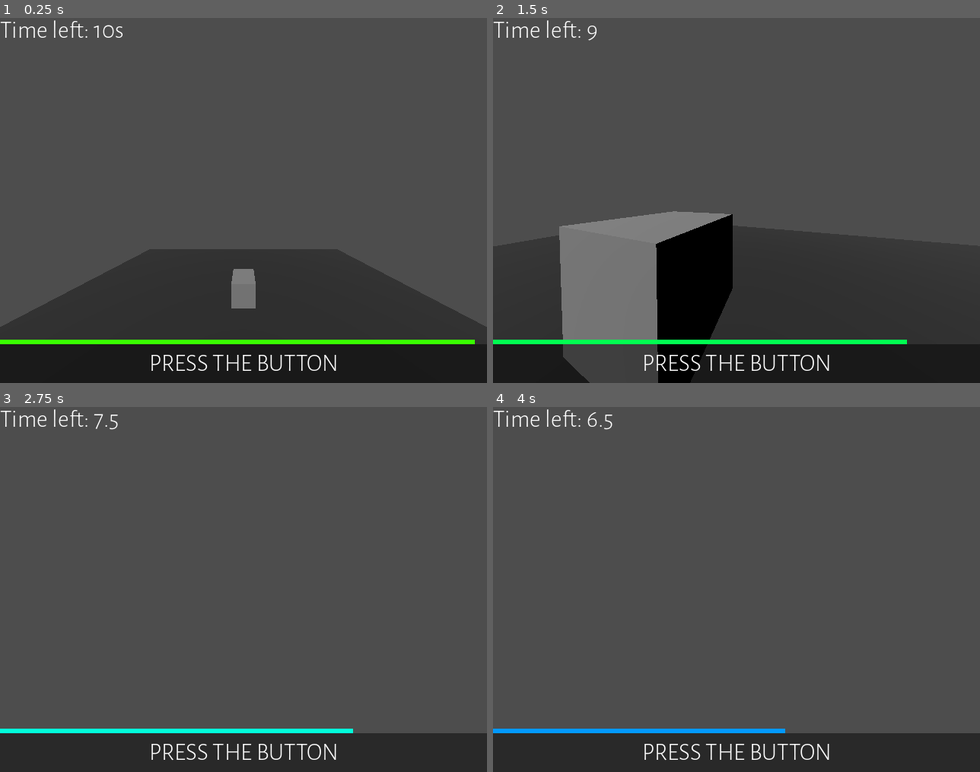
Above: before the commit, frames 1-4 (two rows, left to right).
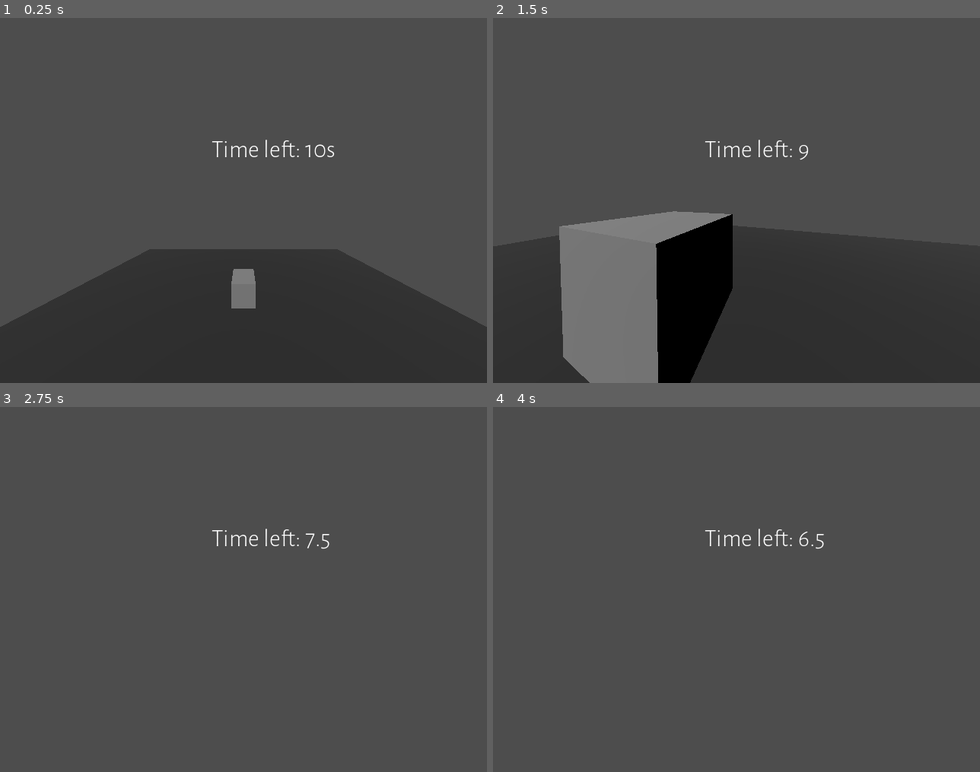
Above: after the commit, the same moments.

Repository: catboyBinary/LudumDare51
Game: Godot game, scene res://scenes/Main.tscn
Same seed, same stepped clock (60 frames per second), same inputs: the game is played once before the commit and once after it.
Inputs (mouse positions are in pixels of both pictures, inside the frame that each line leads up to):
- Up to frame 1 (0.25 s): no input
- Up to frame 2 (1.5 s): tap Enter (ui_accept) at 0.5 s; move the mouse to (760, 200) at 0.52 s; hold W (move_forward) from 0.53 s (still down); tap Space (jump) at 0.77 s; move the mouse to (712, 200) at 1.27 s
- Up to frame 3 (2.75 s): keep holding W (move_forward); tap Space (jump) at 1.52 s; move the mouse to (253, 582) at 2.02 s
- Up to frame 4 (4 s): keep holding W (move_forward); move the mouse to (731, 596) at 2.77 s; tap Space (jump) at 3.02, 3.77 s; tap Enter (ui_accept) at 3.5 s; move the mouse to (775, 593) at 3.52 s

The runs differ from the first frame. In frame 1, 2.2% of the frame differs, in the area x 0-98%, y 0-97%; in frame 2, 3.8%; in frame 3, 12%, in the area x 0-100%, y 0-100%; in frame 4, 12%.

Commit message:
camera is shit

Diff:
--- a/scenes/Main.tscn
+++ b/scenes/Main.tscn
@@ -1,9 +1,10 @@
-[gd_scene load_steps=5 format=3 uid="uid://b6flcmsleqejd"]
+[gd_scene load_steps=6 format=3 uid="uid://b6flcmsleqejd"]
 
 [ext_resource type="Script" path="res://scenes/GameSwitcher.gd" id="1_mjxak"]
 [ext_resource type="PackedScene" uid="uid://ddnk115yeap5d" path="res://scenes/director.tscn" id="1_s7l41"]
 [ext_resource type="PackedScene" uid="uid://cbkt01dckr06x" path="res://scenes/games/fps/fps_game.tscn" id="2_hlww5"]
 [ext_resource type="PackedScene" uid="uid://c64rfvnq3nwdh" path="res://scenes/games/mouse_labyrinth/mouse_game.tscn" id="3_56twc"]
+[ext_resource type="PackedScene" uid="uid://upvci7ujpuxi" path="res://scenes/games/platformer2d/Platformer2D.tscn" id="4_gp84m"]
 
 [node name="main" type="Node"]
 
@@ -18,5 +19,9 @@
 process_mode = 4
 visible = false
 
+[node name="Platformer2D" parent="Games" instance=ExtResource("4_gp84m")]
+process_mode = 4
+visible = false
+
 [node name="Director" parent="." node_paths=PackedStringArray("game_switcher") instance=ExtResource("1_s7l41")]
 game_switcher = NodePath("../Games")
--- a/scenes/director.gd
+++ b/scenes/director.gd
@@ -41,6 +41,3 @@
 	iters += 1
 
 	label.set_text("Time left: " + str(10 - 0.5 * iters))
-
-func _change_game():
-	pass
--- a/scenes/director.tscn
+++ b/scenes/director.tscn
@@ -61,7 +61,6 @@
 
 [node name="Camera2d" type="Camera2D" parent="."]
 anchor_mode = 0
-current = true
 
 [node name="CameraShake" parent="Camera2d" instance=ExtResource("3_i5ddv")]
 
--- a/scenes/games/platformer2d/Platformer2D.tscn
+++ b/scenes/games/platformer2d/Platformer2D.tscn
@@ -3,16 +3,14 @@
 [ext_resource type="TileSet" uid="uid://cada2ujsbiwog" path="res://tilesets/platformer2d.tres" id="1_24yrv"]
 [ext_resource type="PackedScene" uid="uid://by7gclbga54j2" path="res://scenes/games/platformer2d/platformer_player.tscn" id="2_ja02j"]
 
-[node name="Platformer2D" type="Node"]
+[node name="Platformer2D" type="Node2D"]
 
-[node name="GameField" type="Node2D" parent="."]
-
-[node name="TileMap" type="TileMap" parent="GameField"]
+[node name="TileMap" type="TileMap" parent="."]
 position = Vector2(0, 8)
 scale = Vector2(3, 3)
 tile_set = ExtResource("1_24yrv")
 format = 2
 layer_0/tile_data = PackedInt32Array(589825, 458755, 0, 589826, 458755, 0, 589827, 458755, 0, 589828, 458755, 4, 524292 …(1893 unchanged characters)…
 
-[node name="PlatformerPlayer" parent="GameField" instance=ExtResource("2_ja02j")]
+[node name="PlatformerPlayer" parent="." instance=ExtResource("2_ja02j")]
 position = Vector2(42, 83)
--- a/scenes/games/platformer2d/platformer_player.tscn
+++ b/scenes/games/platformer2d/platformer_player.tscn
@@ -29,9 +29,11 @@
 
 [node name="PlatformerPlayer" type="CharacterBody2D"]
 script = ExtResource("1_hklah")
+metadata/_edit_group_ = true
 
 [node name="CollisionShape2d" type="CollisionShape2D" parent="."]
 shape = SubResource("RectangleShape2D_ngqh6")
+metadata/_edit_group_ = true
 
 [node name="AnimatedSprite2d" type="AnimatedSprite2D" parent="."]
 position = Vector2(0, 40)
